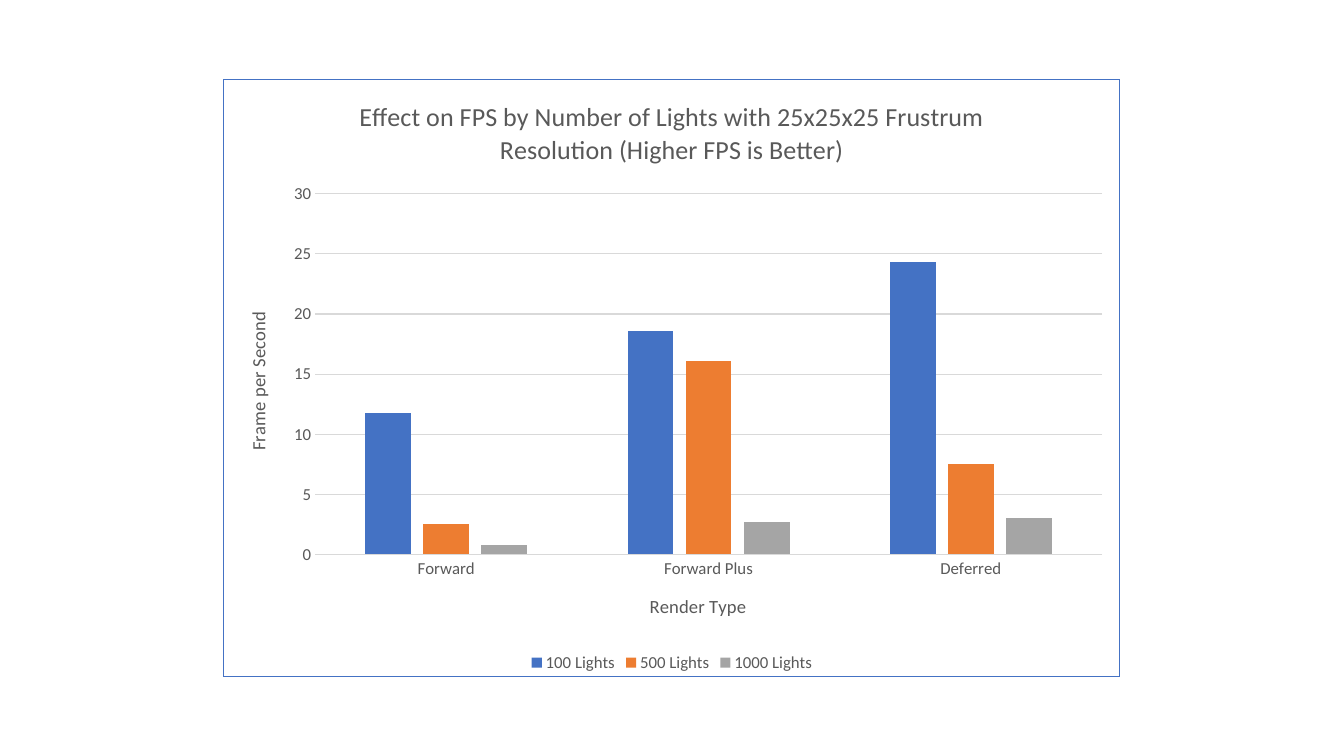
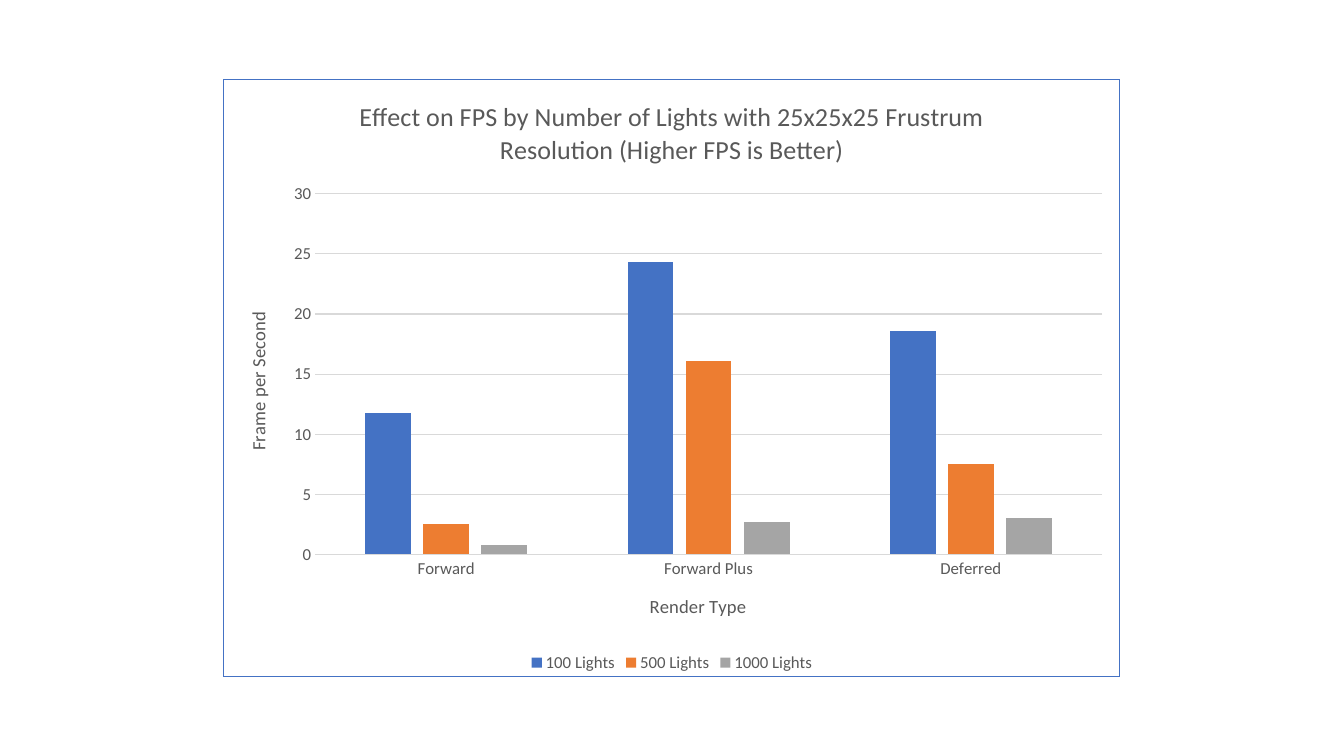
Before and after one commit to CIS565-Fall-2018/Project5-WebGL-Clustered-Deferred-Forward-Plus, a slide deck: slide 3 of graphs.pptx. Drawn at 1344x756 pixels with LibreOffice and Linux fonts; fonts in the diff are those of the drawing. Boxes give left, top, right and bottom in pixels: in the first picture for what was removed or moved away, otherwise in the second. Text is boxed around its words. In the diff, an @@ line names an element or a change of style, - is before the commit and + after.

```diff
--- a/graphs.pptx
+++ b/graphs.pptx
@@ column chart at [224, 80, 1120, 678] @@
@@ 100 Lights, Forward Plus: 18.6 to 24.4 @@
@@ 100 Lights, Deferred: 24.4 to 18.6 @@
```
Also in this commit, not shown: 2 other files.
